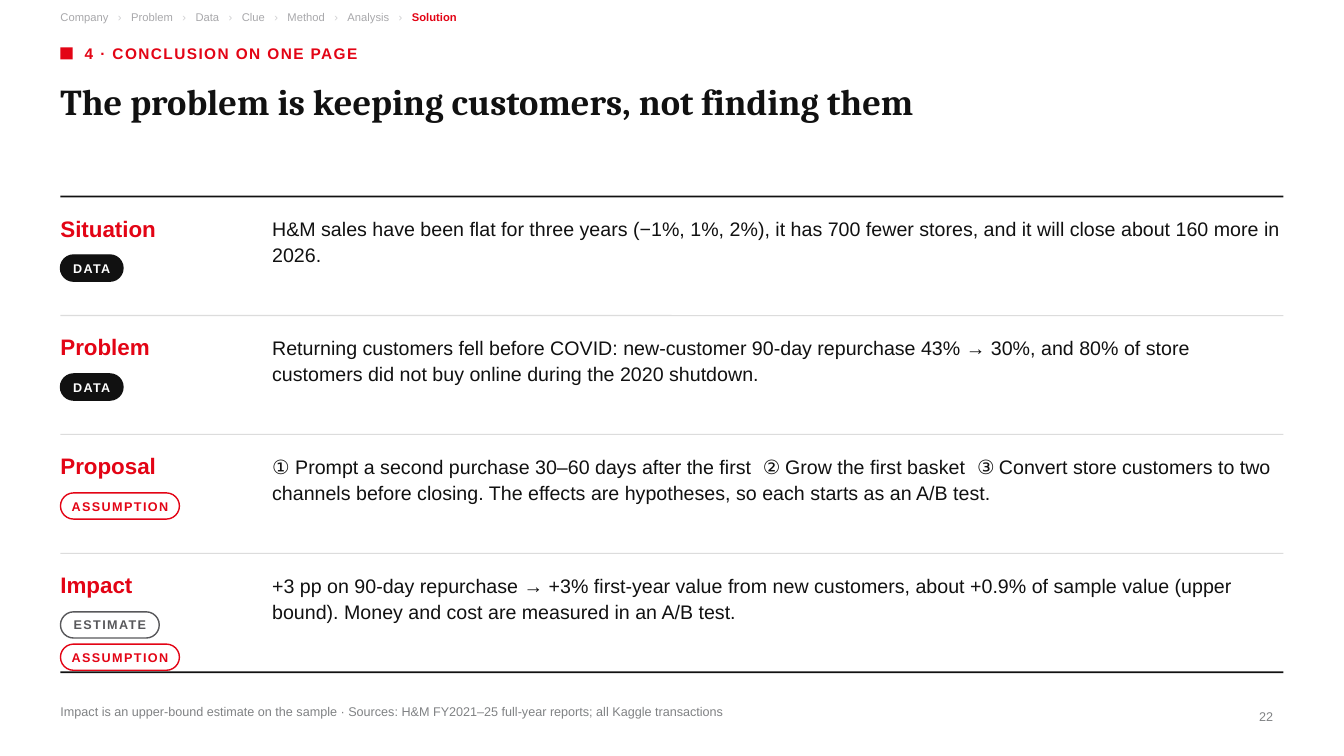
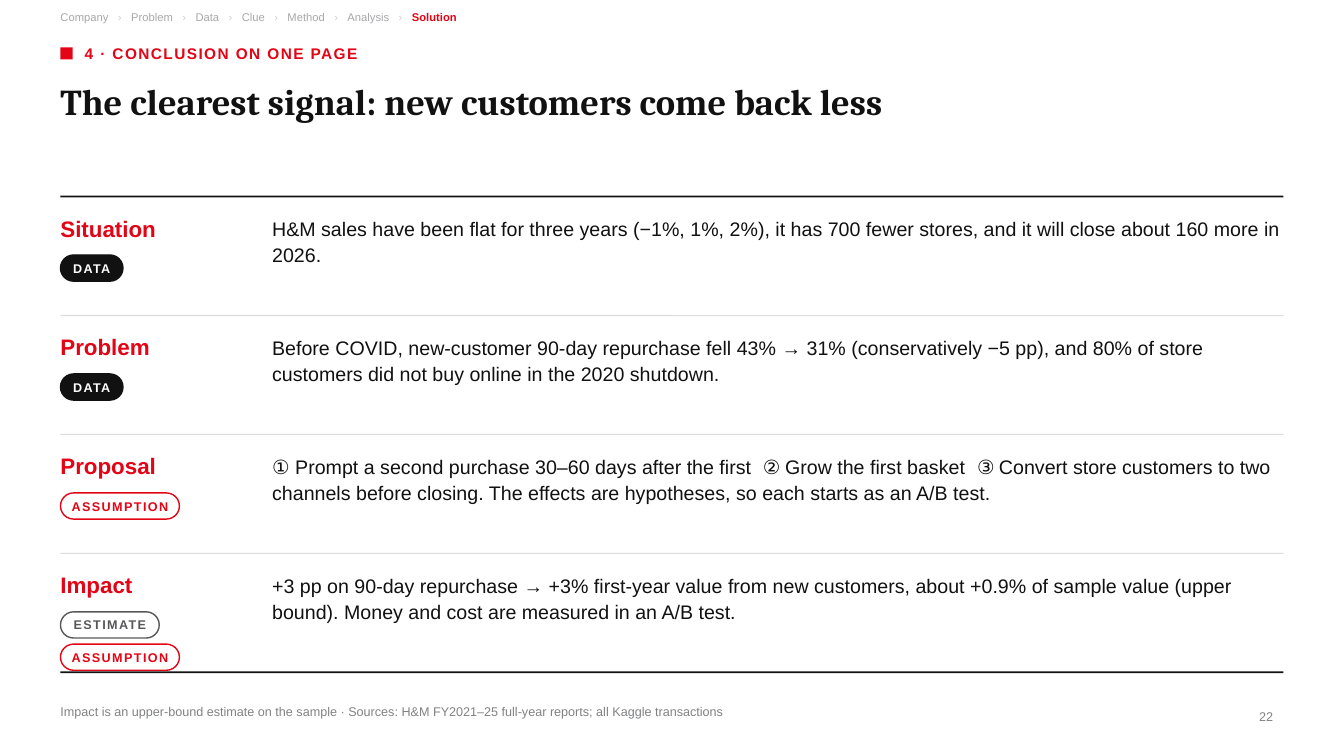
Before and after one commit to underthesun7213/social-data, a slide deck: slide 22 of presentation/hm_retention_deck_en.pptx. Drawn at 1344x756 pixels with LibreOffice and Linux fonts; fonts in the diff are those of the drawing. Boxes give left, top, right and bottom in pixels: in the first picture for what was removed or moved away, otherwise in the second. Text is boxed around its words. In the diff, an @@ line names an element or a change of style, - is before the commit and + after.

```diff
--- a/presentation/hm_retention_deck_en.pptx
+++ b/presentation/hm_retention_deck_en.pptx
@@ title at [60,89,882,123]: text changed @@
-The problem is keeping customers, not finding them
+The clearest signal: new customers come back less
@@ text at [272,340,1203,385]: text changed @@
-Returning customers fell before COVID: new-customer 90-day repurchase 43% → 30%, and 80% of store customers did not buy online during the 2020 shutdown.
+Before COVID, new-customer 90-day repurchase fell 43% → 31% (conservatively −5 pp), and 80% of store customers did not buy online in the 2020 shutdown.
```
Also in this commit, not shown: 6 other slides changed, 6 other files.
